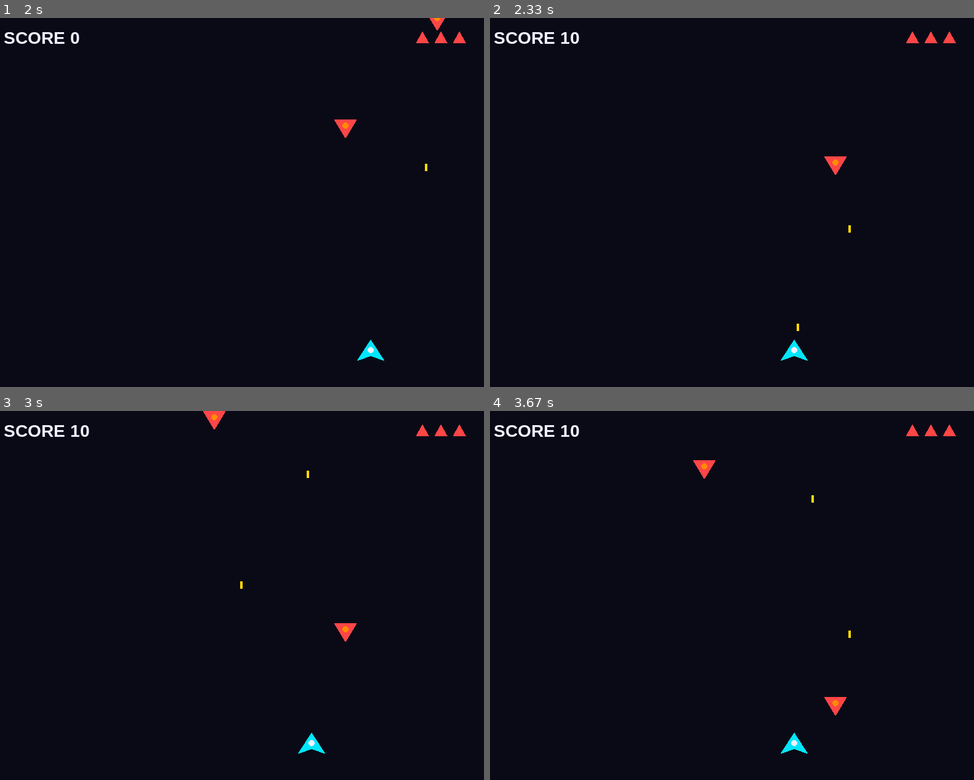
Above: before the commit, frames 1-4 (two rows, left to right).
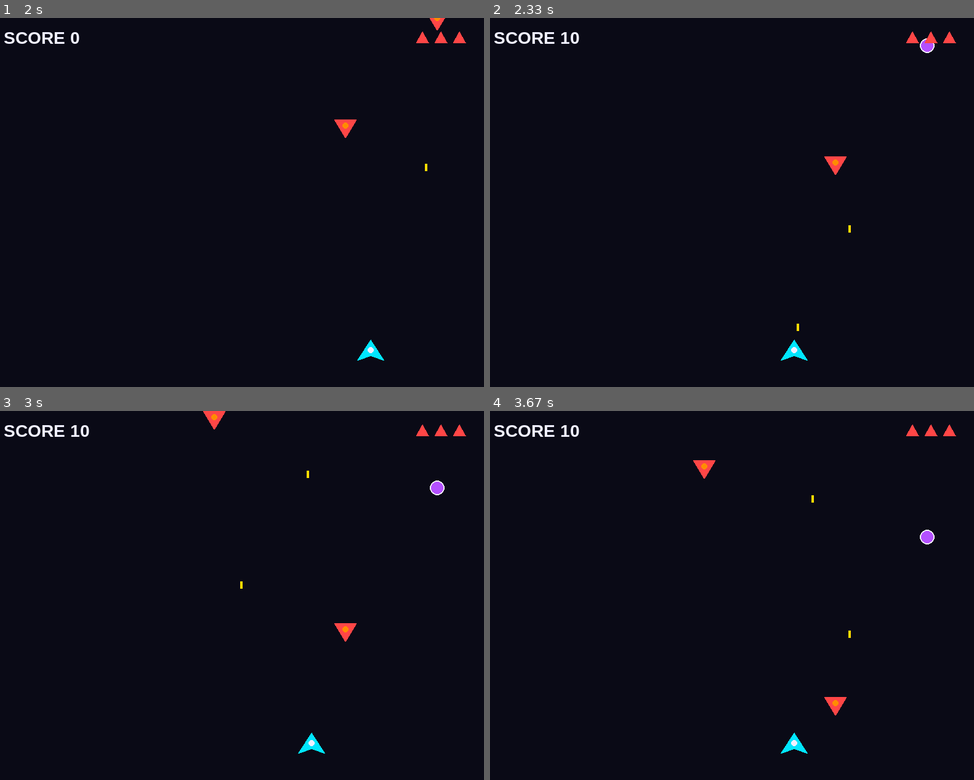
Above: after the commit, the same moments.

Repository: Folombas/PyGame2026
Game: pygame game, started from BunnyProtocol/moscowgame/main.py
Same seed, same stepped clock (60 frames per second), same inputs: the game is played once before the commit and once after it.
Inputs:
- Up to frame 1 (2 s): tap Space at 0.33, 0.73, 1.03, 1.23, 1.53, 1.73 s; hold Right 0.67-1.13 s; hold Right 1.17-1.63 s; hold Left from 1.67 s (still down)
- Up to frame 2 (2.33 s): tap Space at 2.03, 2.3 s; release Left at 2.2 s; hold Left from 2.23 s (still down)
- Up to frame 3 (3 s): tap Space at 2.6, 2.73 s; release Left at 2.63 s; hold Right from 2.67 s (still down)
- Up to frame 4 (3.67 s): tap Space at 3.03, 3.4 s; release Right at 3.3 s; hold Left from 3.33 s (still down)

Frame 1 is identical in both runs. In frame 2, less than 0.1% of the frame differs, in the area x 88-92%, y 5-10%; in frame 3, less than 0.1%, in the area x 88-92%, y 18-23%; in frame 4, less than 0.1%.

Commit message:
feat: power-ups (rapid fire & triple shot)

Diff:
--- a/BunnyProtocol/moscowgame/game.py
+++ b/BunnyProtocol/moscowgame/game.py
@@ -1,8 +1,10 @@
 import pygame
+import random
 from settings import *
 from player import Player
 from bullet import Bullet
 from enemy import Enemy
+from powerup import PowerUp
 
 
 class Game:
@@ -20,10 +22,13 @@
         self.player = Player(WIDTH // 2, HEIGHT - 60)
         self.bullets = pygame.sprite.Group()
         self.enemies = pygame.sprite.Group()
+        self.powerups = pygame.sprite.Group()
         self.score = 0
         self.lives = START_LIVES
         self.last_shot = 0
         self.last_spawn = pygame.time.get_ticks()
+        self.rapid_until = 0
+        self.triple_until = 0
         self.state = "play"
 
     def run(self):
@@ -52,9 +57,14 @@
         keys = pygame.key.get_pressed()
         self.player.update(keys)
 
-        if keys[pygame.K_SPACE] and now - self.last_shot > BULLET_COOLDOWN:
+        cooldown = 100 if now < self.rapid_until else BULLET_COOLDOWN
+        if keys[pygame.K_SPACE] and now - self.last_shot > cooldown:
             self.last_shot = now
-            self.bullets.add(Bullet(self.player.rect.centerx, self.player.rect.top))
+            if now < self.triple_until:
+                for dx in (-12, 0, 12):
+                    self.bullets.add(Bullet(self.player.rect.centerx + dx, self.player.rect.top))
+            else:
+                self.bullets.add(Bullet(self.player.rect.centerx, self.player.rect.top))
 
         if now - self.last_spawn > ENEMY_SPAWN_MS:
             self.last_spawn = now
@@ -62,9 +72,18 @@
 
         self.bullets.update()
         self.enemies.update()
+        self.powerups.update()
 
-        for _ in pygame.sprite.groupcollide(self.enemies, self.bullets, True, True):
+        for enemy in pygame.sprite.groupcollide(self.enemies, self.bullets, True, True):
             self.score += 10
+            if random.random() < 0.12:
+                self.powerups.add(PowerUp(*enemy.rect.center))
+
+        for p in pygame.sprite.spritecollide(self.player, self.powerups, True):
+            if p.kind == "rapid":
+                self.rapid_until = now + 6000
+            else:
+                self.triple_until = now + 6000
 
         for _ in pygame.sprite.spritecollide(self.player, self.enemies, True):
             if now < self.player.invulnerable_until:
@@ -83,12 +102,19 @@
         self.screen.fill(BLACK)
         self.bullets.draw(self.screen)
         self.enemies.draw(self.screen)
+        self.powerups.draw(self.screen)
         self.screen.blit(self.player.image, self.player.rect)
 
         self.screen.blit(self.font.render(f"SCORE {self.score}", True, WHITE), (20, 16))
         for i in range(self.lives):
             x = WIDTH - 40 - i * 30
             pygame.draw.polygon(self.screen, RED, [(x, 22), (x + 10, 40), (x - 10, 40)])
+
+        now = pygame.time.get_ticks()
+        if now < self.rapid_until:
+            self.text("RAPID", self.small, GREEN, (WIDTH // 2 - 60, 24))
+        if now < self.triple_until:
+            self.text("TRIPLE", self.small, PURPLE, (WIDTH // 2 + 60, 24))
 
         if self.state == "over":
             overlay = pygame.Surface((WIDTH, HEIGHT), pygame.SRCALPHA)
--- /dev/null
+++ b/BunnyProtocol/moscowgame/powerup.py
@@ -0,0 +1,22 @@
+import pygame
+import random
+from settings import *
+
+
+class PowerUp(pygame.sprite.Sprite):
+    TYPES = ["rapid", "triple"]
+
+    def __init__(self, x, y):
+        super().__init__()
+        self.kind = random.choice(self.TYPES)
+        self.image = pygame.Surface((24, 24), pygame.SRCALPHA)
+        color = GREEN if self.kind == "rapid" else PURPLE
+        pygame.draw.circle(self.image, color, (12, 12), 12)
+        pygame.draw.circle(self.image, WHITE, (12, 12), 12, 2)
+        self.rect = self.image.get_rect(center=(x, y))
+        self.speed = 2
+
+    def update(self):
+        self.rect.y += self.speed
+        if self.rect.top > HEIGHT:
+            self.kill()
